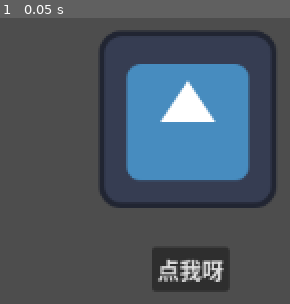
Above: before the commit, frame 1.
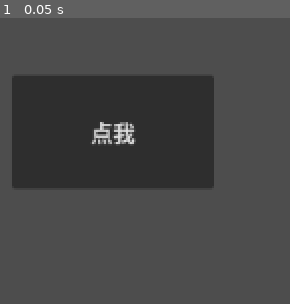
Above: after the commit, the same moment.

Repository: austenyad/GodotServiceDemo
Game: Godot game, scene res://node_2d.tscn
Two runs of this game, one before a commit and one after it. Both use one fixed random seed, a clock stepped at 60 frames per second and the inputs below. The engine's default icon, where the game draws it, is replaced by a stand-in: a white triangle on a blue panel in a dark square.
Inputs:
- Up to frame 1 (0.05 s): no input

The runs differ from the first frame. In frame 1, 41% of the frame differs, in the area x 4-96%, y 4-96%.

Commit message:
second commit

Diff:
--- a/app/src/main/assets/node_2d.tscn
+++ b/app/src/main/assets/node_2d.tscn
@@ -1,20 +1,31 @@
 [gd_scene format=3 uid="uid://c74hdcmfvscdx"]
 
-[ext_resource type="Texture2D" uid="uid://dr7jrhb8qhs0q" path="res://icon.svg" id="1_wtcfe"]
-[ext_resource type="Script" uid="uid://crnjkaphe44av" path="res://scripts/button.gd" id="2_0e48y"]
+[sub_resource type="GDScript" id="GDScript_y32ns"]
+script/source = "extends Button
 
-[node name="Node2D" type="Node2D" unique_id=1480572790]
 
-[node name="Sprite2D" type="Sprite2D" parent="." unique_id=2077328472]
-position = Vector2(294, 144)
-texture = ExtResource("1_wtcfe")
+# Called when the node enters the scene tree for the first time.
+func _ready() -> void:
+	pass # Replace with function body.
 
-[node name="Button" type="Button" parent="." unique_id=939532923]
-offset_left = 268.0
-offset_top = 236.0
-offset_right = 324.0
-offset_bottom = 267.0
-text = "点我呀"
-script = ExtResource("2_0e48y")
 
-[connection signal="pressed" from="Button" to="Button" method="_button_pressed"]
+# Called every frame. 'delta' is the elapsed time since the previous frame.
+func _process(delta: float) -> void:
+	pass
+
+
+func _onclick():
+	print('jj')
+"
+
+[node name="Node2D" type="Node2D" unique_id=791191287]
+
+[node name="Button" type="Button" parent="." unique_id=1428553113]
+offset_left = 167.0
+offset_top = 112.0
+offset_right = 313.0
+offset_bottom = 194.0
+text = "点我"
+script = SubResource("GDScript_y32ns")
+
+[connection signal="pressed" from="Button" to="Button" method="_onclick"]
--- a/app/src/main/assets/project.godot
+++ b/app/src/main/assets/project.godot
@@ -8,19 +8,20 @@
 
 config_version=5
 
-[animation]
-
-compatibility/default_parent_skeleton_in_mesh_instance_3d=true
-
 [application]
 
 config/name="godot-a"
-run/main_scene="uid://c74hdcmfvscdx"
+run/main_scene="res://node_2d.tscn"
 config/features=PackedStringArray("4.6", "GL Compatibility")
 config/icon="res://icon.svg"
 
+[physics]
+
+3d/physics_engine="Jolt Physics"
+
 [rendering]
 
+rendering_device/driver.windows="d3d12"
 renderer/rendering_method="gl_compatibility"
 renderer/rendering_method.mobile="gl_compatibility"
 textures/vram_compression/import_etc2_astc=true
--- a/app/src/main/assets/scripts/button.gd
+++ /dev/null
@@ -1,26 +0,0 @@
-extends Button
-
-
-# Called when the node enters the scene tree for the first time.
-func _ready() -> void:
-	pass # Replace with function body.
-
-
-# Called every frame. 'delta' is the elapsed time since the previous frame.
-func _process(delta: float) -> void:
-	pass
-
-
-
-
-func _button_pressed():
-	print("AppPlugin not available")
-	if Engine.has_singleton("AppPlugin"):
-		var plugin = Engine.get_singleton("AppPlugin")
-		plugin.showToast("Hello from godot")
-	else:
-		print("AppPlugin not available (not running on Android)")
-
-
-func _on_pressed() -> void:
-	pass # Replace with function body.
Not shown, changed: app/src/main/assets/export_presets.cfg
Not shown, removed: app/src/main/assets/scripts/button.gd.uid
Not shown, removed: app/src/main/assets/game.pck
